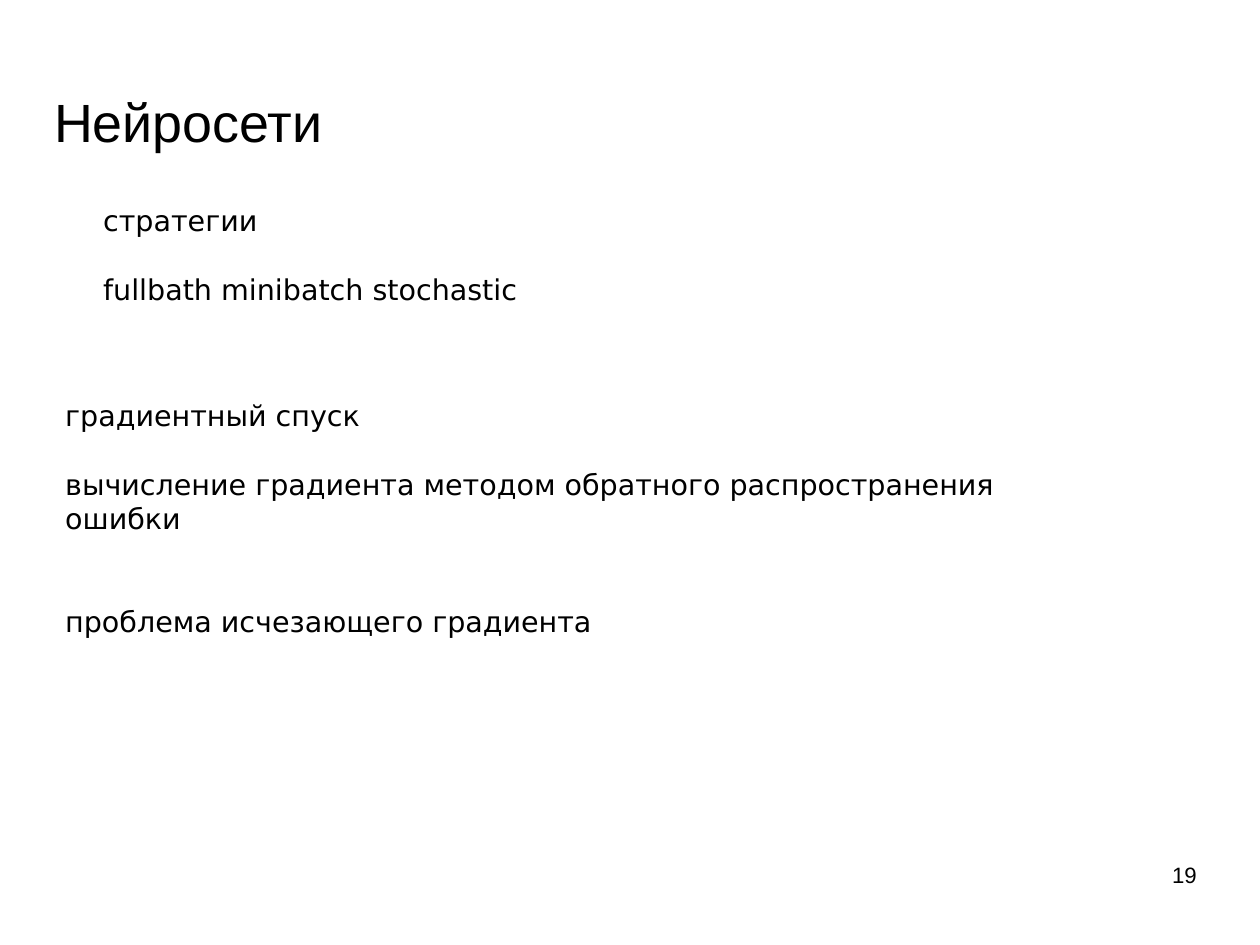
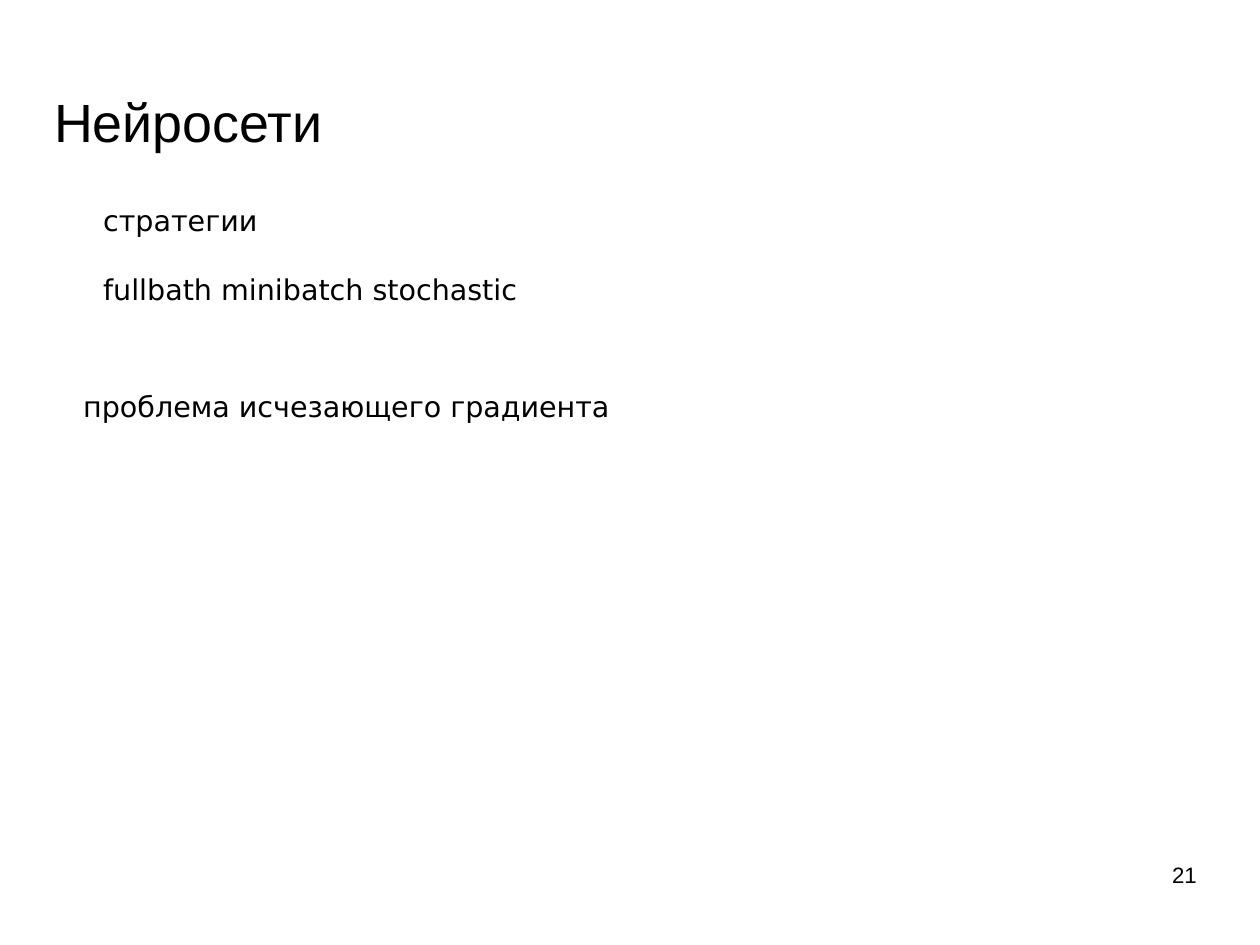
Before and after one commit to mechanoid5/ml_lectorium_legacy, a slide deck: slide 21 of 10-ann.odp (slide 19 before the commit). Drawn at 1260x945 pixels with LibreOffice and Linux fonts; fonts in the diff are those of the drawing; background and template pictures are left out. Boxes give left, top, right and bottom in pixels: in the first picture for what was removed or moved away, otherwise in the second. Text is boxed around its words. In the diff, an @@ line names an element or a change of style, - is before the commit and + after.

```diff
--- a/10-ann.odp
+++ b/10-ann.odp
@@ text removed at (x1=65, y1=404, x2=994, y2=638) @@
-градиентный спуск
-вычисление градиента методом обратного распространения ошибки
-проблема исчезающего градиента
@@ text added at (x1=83, y1=395, x2=609, y2=423), 18 pt, text #000000 @@
+проблема исчезающего градиента
@@ page number at (x1=1172, y1=867, x2=1197, y2=883): text changed @@
-19
+21
```
Also in this commit, not shown: 2 other slides changed, 1 slide added, 1 other file.
